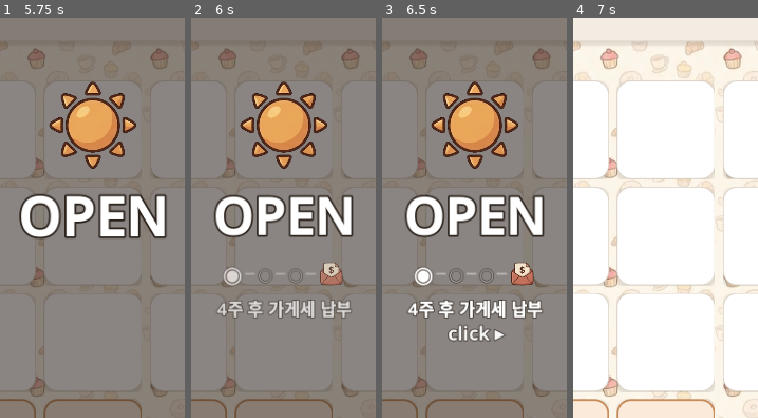
Above: before the commit, frames 1-4 (left to right).
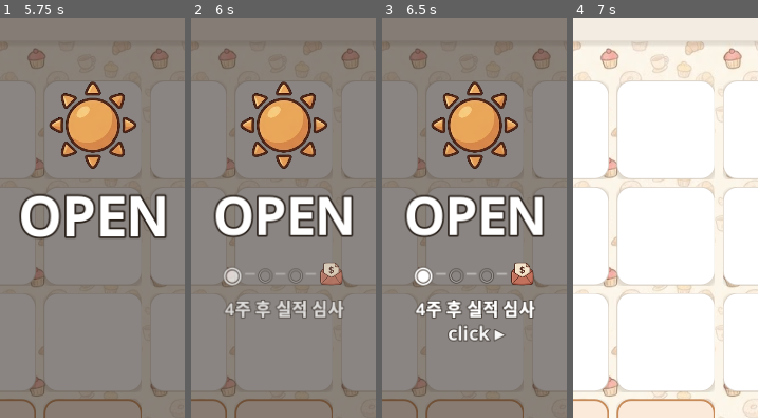
Above: after the commit, the same moments.

Repository: yellyB/game-slot-kitchen
Game: Godot game, scene res://scenes/Main.tscn
The game is run twice, just before and just after one commit, with the same random seed, the same clock (stepped at 60 frames per second) and the same inputs. Sound files missing from this copy of the repository are replaced by a short silence.
Inputs (mouse positions are % of the whole screen's width and height, from its top left):
- Up to frame 1 (5.75 s): tap Enter at 0.5 s; move the mouse to (45, 70) at 0.52 s; hold W 0.53-1.25 s; tap Q at 0.6 s; click (45, 70) at 0.67 s; tap Space at 0.77, 4.52 s; click (21, 5) at 1.25 s; drag from (80, 65) to (45, 70) at 2.02 s; move the mouse to (20, 35) at 2.77 s; hold A 2.78-3.5 s; tap R at 2.85 s; drag from (55, 50) to (20, 35) at 3.52 s; move the mouse to (35, 25) at 4.27 s; hold S 4.28-5 s; tap Z at 4.35 s; drag from (21, 41) to (35, 25) at 5.02 s
- Up to frame 2 (6 s): move the mouse to (50, 41) at 5.77 s; hold W from 5.78 s (still down); tap C at 5.85 s; click (50, 41) at 5.92 s
- Up to frame 3 (6.5 s): keep holding W
- Up to frame 4 (7 s): release W at 6.5 s; click "+10만" at 6.5 s
The pictures show only the part of the screen within x 25-75%, y 27-77%; the shares and areas given below are measured in that part.

Frame 1 is identical in both runs. In frame 2, 2.0% of the frame differs, in the area x 14-88%, y 70-76%; in frame 3, 2.2%, in the area x 13-88%, y 70-76%; in frame 4, nothing differs.

Commit message:
점수 게이트 3·4단계: 월말 실적 달성 통과 팝업 + OPEN 문구 '실적 심사'
- 월말에 passed_by_score면 _show_month_cleared(달성 스탬프+판매내역+[상점으로]) — 가게세 안 냄.
  아니면 기존 _show_settlement(가게세 지불).
- OPEN 배너 문구 "N주 후/이번 주 가게세 납부" → "…실적 심사".
- 로케일 score_pass(ko/en) 추가.

Co-Authored-By: Claude Opus 4.8 (1M context) <noreply@anthropic.com>

Diff:
--- a/data/locale/en.gd
+++ b/data/locale/en.gd
@@ -40,6 +40,7 @@
 	"day_closed": "Week %d closed",
 	"settle_bonus": "Close Bonus",
 	"settle_churn": "Walkouts",
+	"score_pass": "Target met! Cleared",
 	"revenue": "Revenue  %s",
 	"rent": "Rent  %s",
 	"remaining": "Left  %s",
--- a/data/locale/ko.gd
+++ b/data/locale/ko.gd
@@ -40,6 +40,7 @@
 	"day_closed": "%d주차 마감",
 	"settle_bonus": "마감 보너스",
 	"settle_churn": "이탈",
+	"score_pass": "실적 달성! 통과",
 	"revenue": "매출  %s",
 	"rent": "가게세  %s",
 	"remaining": "남음  %s",
--- a/scripts/main.gd
+++ b/scripts/main.gd
@@ -1379,7 +1379,7 @@
   row.add_child(bill)
   v.add_child(row)
 
-  var msg := "이번 주 가게세 납부!" if is_end else (str(int(wk["weeks_left"]) + 1) + "주 후 가게세 납부")
+  var msg := "이번 주 실적 심사!" if is_end else (str(int(wk["weeks_left"]) + 1) + "주 후 실적 심사")
   var lbl := UI.label(msg, 18, Palette.DANGER if is_end else Palette.WHITE, true)
   lbl.add_theme_constant_override("outline_size", 4)
   lbl.add_theme_color_override("font_outline_color", Palette.COCOA_900)
@@ -1953,7 +1953,10 @@
       bt.tween_property(banner, "modulate:a", 0.0, 0.22)
       bt.tween_callback(banner.queue_free)
     if int(summary.get("rent", 0)) > 0:
-      _show_settlement(summary)    # 월말 — 월세 정산
+      if summary.get("passed_by_score", false):
+        _show_month_cleared(summary)   # 월말 — 실적(점수) 달성으로 무료 통과
+      else:
+        _show_settlement(summary)      # 월말 — 가게세로 정산
     else:
       _show_week_closed(summary)   # 평주 — 월세 없음, 매출만 보고 상점으로
 
@@ -1971,6 +1974,30 @@
   if cr != null:
     m.add_row(cr)
   _add_settle_bonus_row(m)   # 마감 추가금(있으면) 행 + 돈 오르는 연출
+  var go := Button.new()
+  go.text = Loc.t("to_shop")
+  go.custom_minimum_size = Vector2(0, 48)
+  go.size_flags_horizontal = Control.SIZE_EXPAND_FILL
+  go.add_theme_font_size_override("font_size", 18)
+  go.add_theme_color_override("font_color", Palette.WHITE)
+  go.add_theme_stylebox_override("normal", UI.chip(Palette.MAIN))
+  go.add_theme_stylebox_override("hover", UI.chip(Palette.MAIN.lightened(0.08)))
+  go.pressed.connect(func(): m.queue_free(); _open_shop())
+  Audio.attach_click(go)
+  m.add_row(go)
+
+
+## 월말 실적 달성 통과 팝업 — 가게세 안 내고 점수로 통과. 달성 스탬프 + 판매내역 → [상점으로].
+func _show_month_cleared(summary: Dictionary) -> void:
+  var m := Modal.open(self).title(Loc.t("day_closed") % summary["day"]) \
+    .stamp_row(Loc.t("score_pass"), Palette.SUCCESS, 0.1)
+  var sr := _sales_rows()
+  if sr != null:
+    m.add_row(sr)
+  var cr := _churn_row()
+  if cr != null:
+    m.add_row(cr)
+  _add_settle_bonus_row(m)
   var go := Button.new()
   go.text = Loc.t("to_shop")
   go.custom_minimum_size = Vector2(0, 48)
